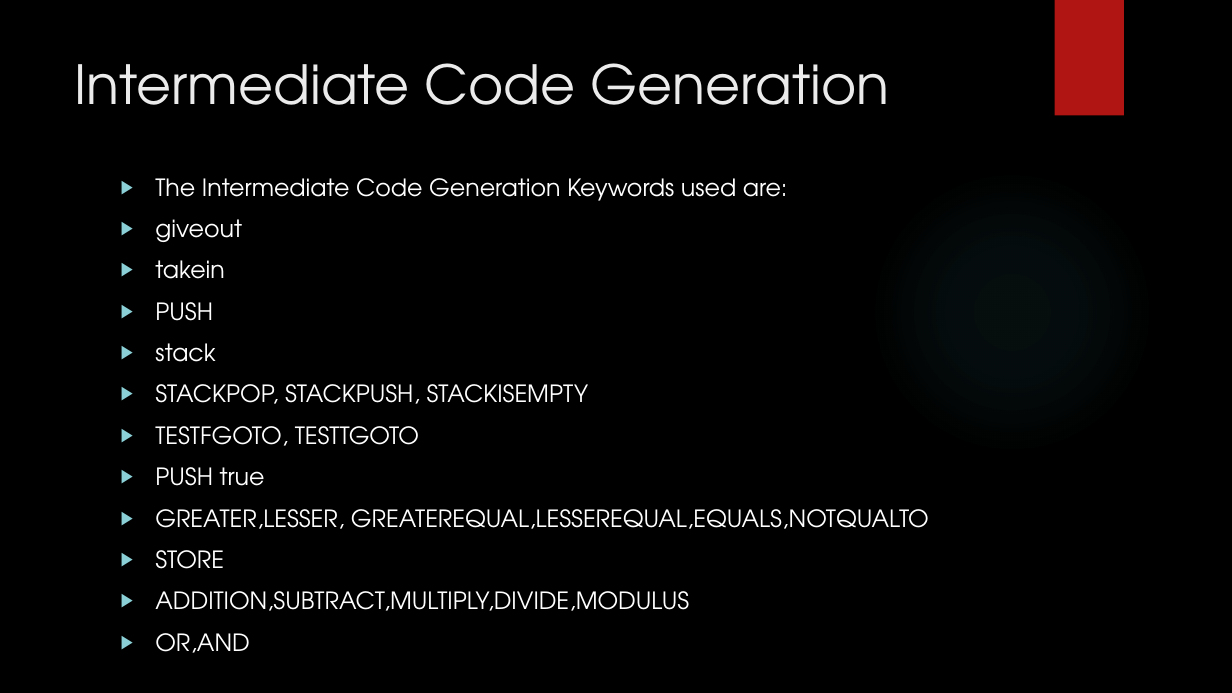
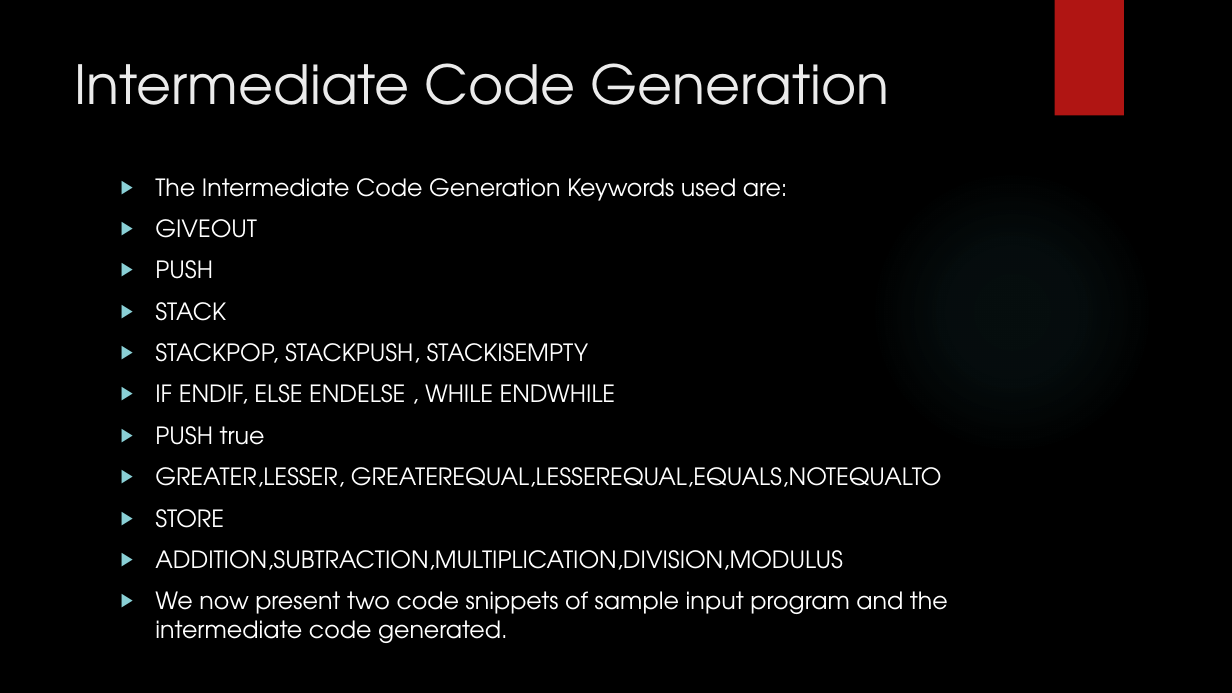
Before and after one commit to AvinashMV/SER502-Spring2018-Team30, a slide deck: slide 21 of doc/Sliceppt.pptx. Drawn at 1232x693 pixels with LibreOffice and Linux fonts; fonts in the diff are those of the drawing; background and template pictures are left out. Boxes give left, top, right and bottom in pixels: in the first picture for what was removed or moved away, otherwise in the second. Text is boxed around its words. In the diff, an @@ line names an element or a change of style, - is before the commit and + after.

```diff
--- a/doc/Sliceppt.pptx
+++ b/doc/Sliceppt.pptx
@@ text at (155, 219, 257, 238): text changed @@
-▶ giveout
-▶ takein
+▶ GIVEOUT
@@ text at (155, 302, 226, 321): text changed @@
-▶ stack
+▶ STACK
@@ text at (155, 384, 616, 404): text changed @@
-▶ TESTFGOTO, TESTTGOTO
+▶ IF ENDIF, ELSE ENDELSE , WHILE ENDWHILE
@@ text at (155, 467, 942, 487): text changed @@
-▶ GREATER,LESSER, GREATEREQUAL,LESSEREQUAL,EQUALS,NOTQUALTO
+▶ GREATER,LESSER, GREATEREQUAL,LESSEREQUAL,EQUALS,NOTEQUALTO
@@ text at (155, 550, 948, 643): text changed @@
-▶ ADDITION,SUBTRACT,MULTIPLY,DIVIDE,MODULUS
-▶ OR,AND
+▶ ADDITION,SUBTRACTION,MULTIPLICATION,DIVISION,MODULUS
+▶ We now present two code snippets of sample input program and the intermediate code generated.
```
Also in this commit, not shown: 10 other slides changed, 1 slide added, 1 slide removed.
